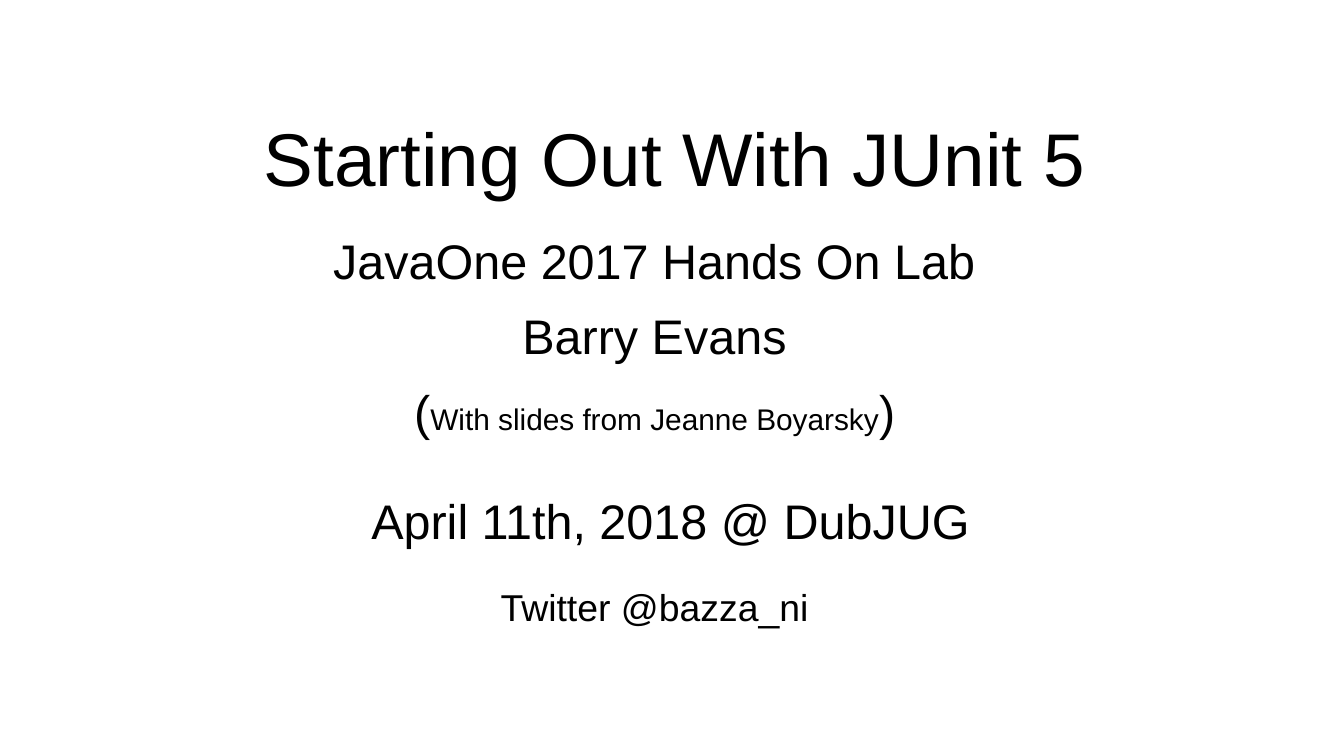
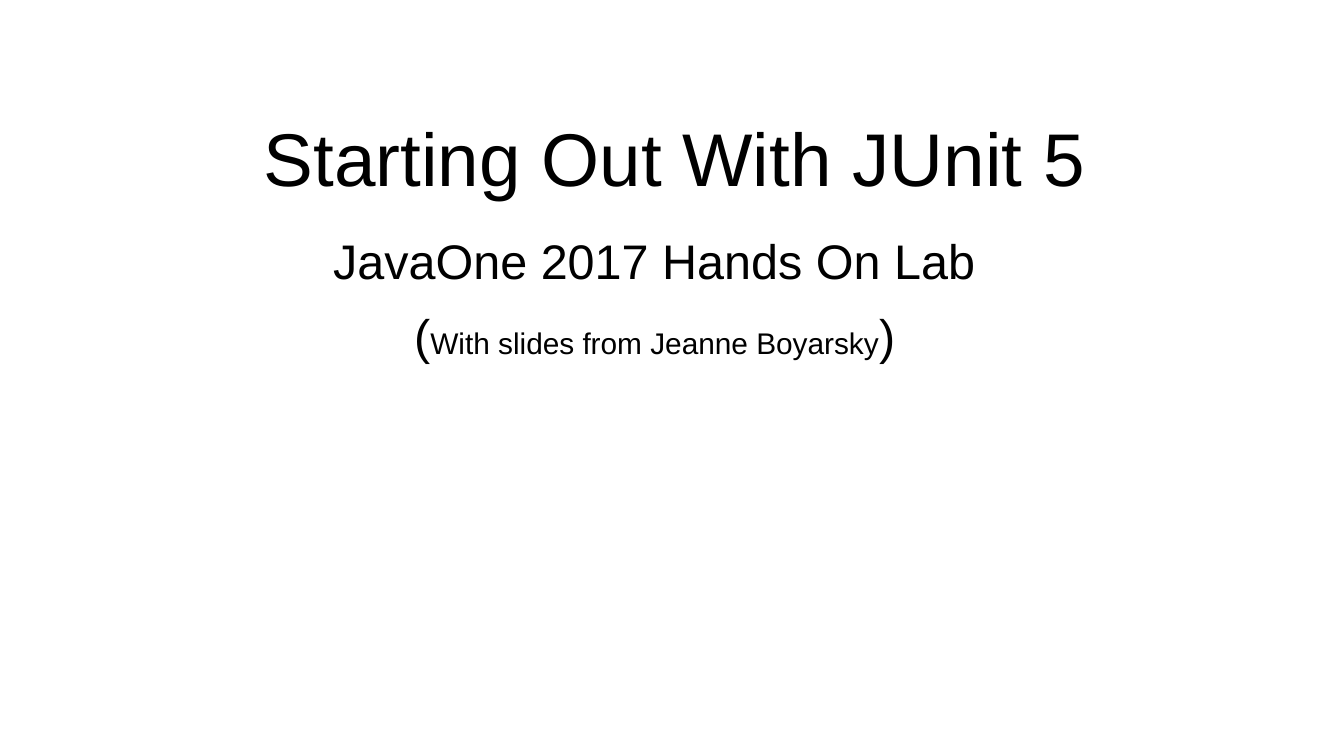
Before and after one commit to mcdonnell-john/JavaOne2017-HOL-JUnit5, a slide deck: slide 1 of JUnit 5 HOL Intro Presentation.pptx. Drawn at 1344x756 pixels with LibreOffice and Linux fonts; fonts in the diff are those of the drawing; background and template pictures are left out. Boxes give left, top, right and bottom in pixels: in the first picture for what was removed or moved away, otherwise in the second. Text is boxed around its words. In the diff, an @@ line names an element or a change of style, - is before the commit and + after.

```diff
--- a/JUnit 5 HOL Intro Presentation.pptx
+++ b/JUnit 5 HOL Intro Presentation.pptx
@@ subtitle at bbox=[522, 320, 787, 364]: paragraph removed @@
-Barry Evans
@@ text removed at bbox=[371, 504, 970, 549] @@
-April 11th, 2018 @ DubJUG
@@ text removed at bbox=[501, 594, 808, 628] @@
-Twitter @bazza_ni
```
Also in this commit, not shown: 1 other slide changed, 1 slide removed, 2 other files.
